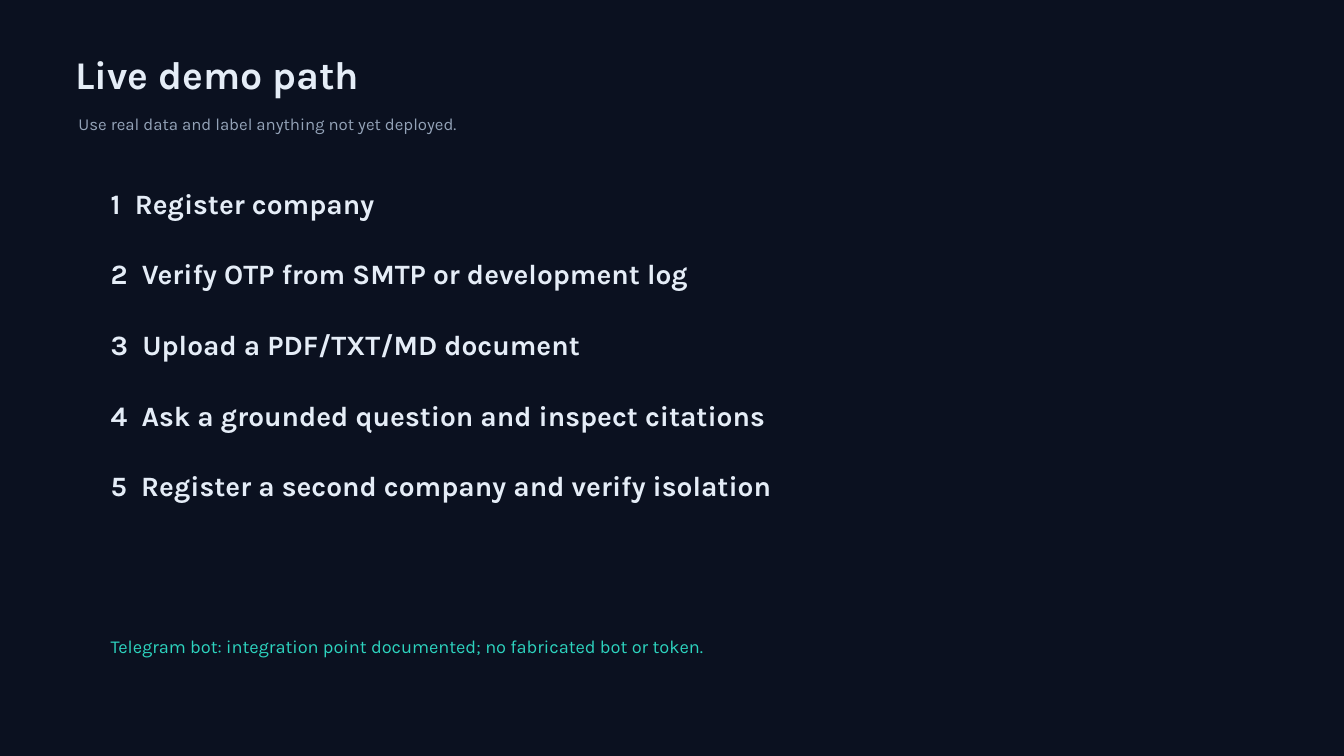
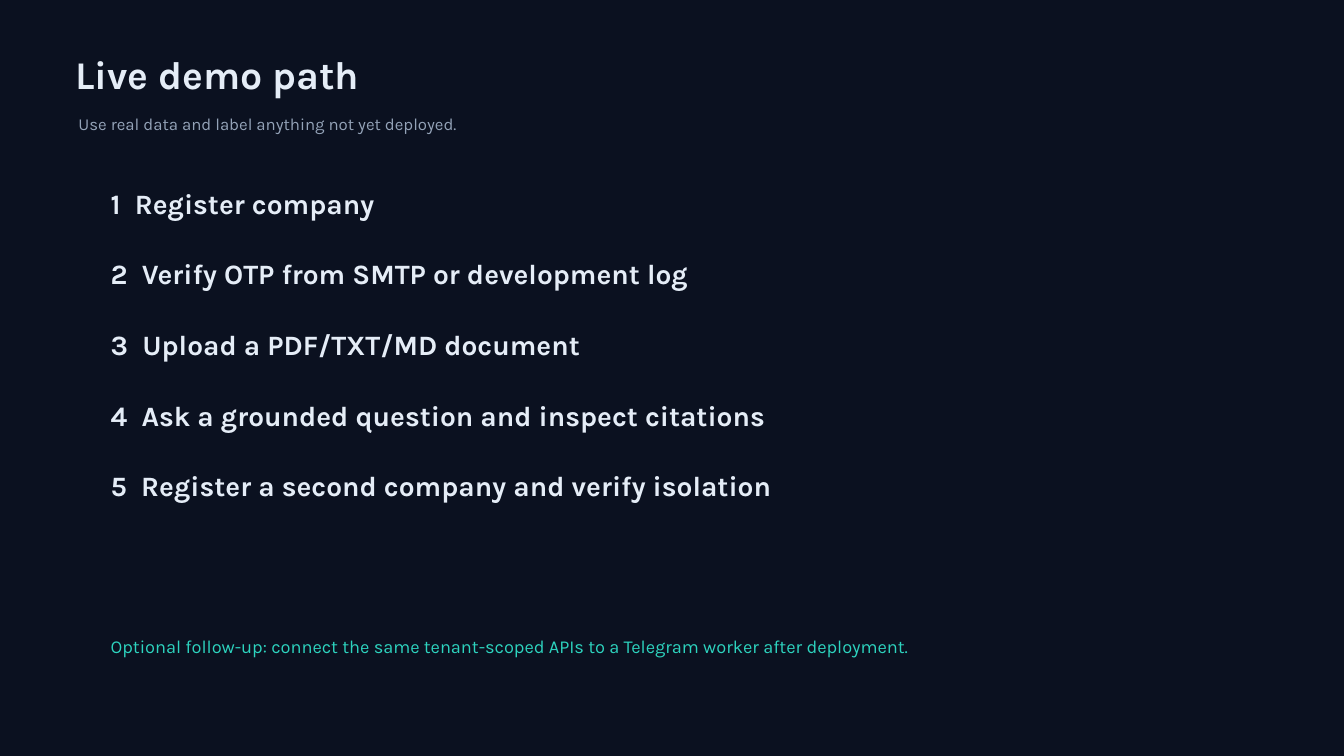
Before and after one commit to aksharganji23/tenantAI, a slide deck: slide 11 of presentation/SaaSsum_AI_Presentation.pptx (slide 7 before the commit). Drawn at 1344x756 pixels with LibreOffice and Linux fonts; fonts in the diff are those of the drawing. Boxes give left, top, right and bottom in pixels: in the first picture for what was removed or moved away, otherwise in the second. Text is boxed around its words. In the diff, an @@ line names an element or a change of style, - is before the commit and + after.

```diff
--- a/presentation/SaaSsum_AI_Presentation.pptx
+++ b/presentation/SaaSsum_AI_Presentation.pptx
@@ text at box(111, 640, 908, 658): text changed @@
-Telegram bot: integration point documented; no fabricated bot or token.
+Optional follow-up: connect the same tenant-scoped APIs to a Telegram worker after deployment.
```
Also in this commit, not shown: 1 other slide changed, 8 slides added, 1 slide removed, 1 other file.
